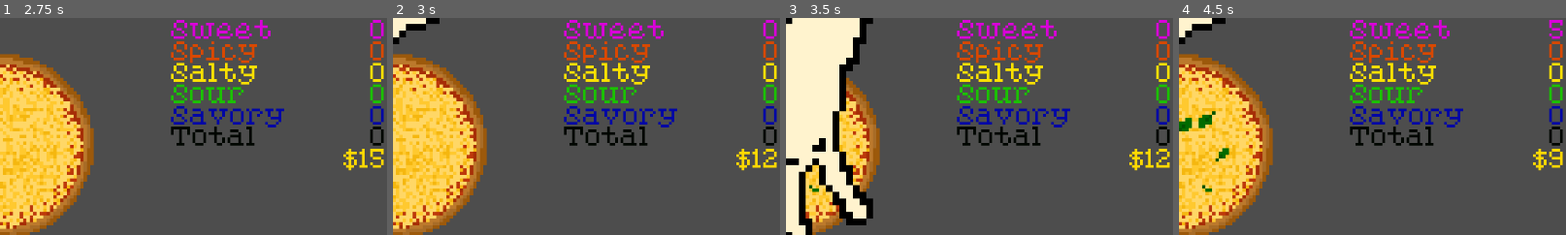
Above: before the commit, frames 1-4 (left to right).
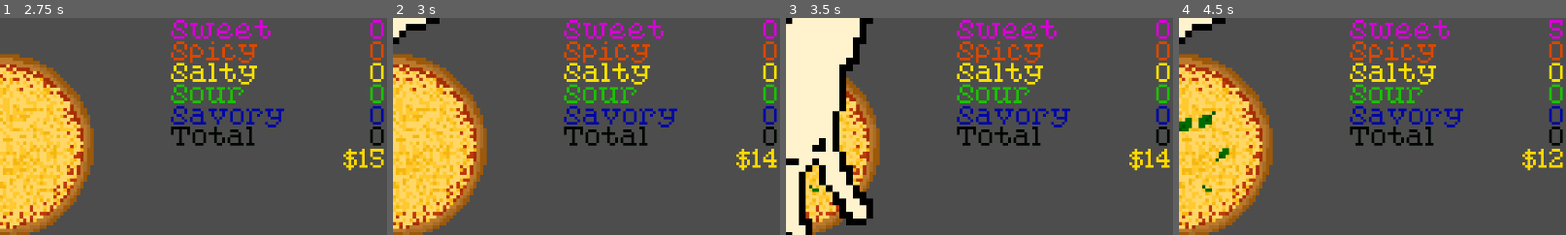
Above: after the commit, the same moments.

Repository: bstrong5923/Pizzatro
Game: Godot game, scene res://Scenes/title_screen.tscn
Same seed, same stepped clock (60 frames per second), same inputs: the game is played once before the commit and once after it.
Inputs (mouse positions are % of the whole screen's width and height, from its top left):
- Up to frame 1 (2.75 s): tap Enter at 0.5, 2 s; move the mouse to (72, 45) at 0.52 s; click (72, 45) at 0.67 s; tap Space at 1.25 s; move the mouse to (30, 55) at 1.27 s; click (30, 55) at 1.42 s; move the mouse to (60, 28) at 2.02 s; click (60, 28) at 2.17 s
- Up to frame 2 (3 s): tap Space at 2.75 s; move the mouse to (43, 89) at 2.77 s; click (43, 89) at 2.92 s
- Up to frame 3 (3.5 s): no input
- Up to frame 4 (4.5 s): move the mouse to (37, 90) at 3.52 s; click (37, 90) at 3.67 s; move the mouse to (50, 84) at 4.27 s; click (50, 84) at 4.42 s
The pictures show only the part of the screen within x 50-100%, y 0-50%; the shares and areas given below are measured in that part.

Frame 1 is identical in both runs. In frame 2, 0.2% of the frame differs, in the area x 95-100%, y 60-70%; in frame 3, 0.2%; in frame 4, 0.4%, in the area x 88-100%, y 60-71%.

Commit message:
deal with it next class!

Diff:
--- a/Scenes/card.gd
+++ b/Scenes/card.gd
@@ -15,7 +15,7 @@
 		hand.go(ingredient)
 		play_timer.cooldown() # wait for animation to finish before you can click another
 		discard_self() # discard this one
-		get_node_or_null("/root/Game/Labels/Balance").change_balance(-3)
+		### call to card function to subtract money
 		var checker = get_node("card_function") # do the function
 		checker.set_card(ingredient)
 		checker.check_function()
--- a/Scenes/card_function.gd
+++ b/Scenes/card_function.gd
@@ -26,27 +26,32 @@
 	ingredient = i
 
 func check_function():
+	var doidoidoidoi = get_node_or_null("/root/Game/Labels/Balance")
 	# pepperoni
 	if ingredient == 0:
 		scor.add_points(5, 2)
 		scor.add_points(2, 4)
-
+		doidoidoidoi.change_balance(-3)
 	# pineapple
 	elif ingredient == 1:
 		scor.add_points(5, 0)
-
+		doidoidoidoi.change_balance(-2)
 	# mushroom
 	elif ingredient == 2:
 		scor.add_points(4, 4)
+		doidoidoidoi.change_balance(-3)
 	# tomater
 	elif ingredient == 3:
 		scor.add_points(2, 3)
 		scor.add_points(1, 0)
+		doidoidoidoi.change_balance(-2)
 	#jalapeno
 	elif ingredient == 4:
 		scor.add_points(6, 1)
+		doidoidoidoi.change_balance(-3)
 	#basil
 	elif ingredient == 5:
+		doidoidoidoi.change_balance(-1)
 		for x in range(2):
 			var a = randi_range(0, 5)
 			Deck.add_spec_card(a)
